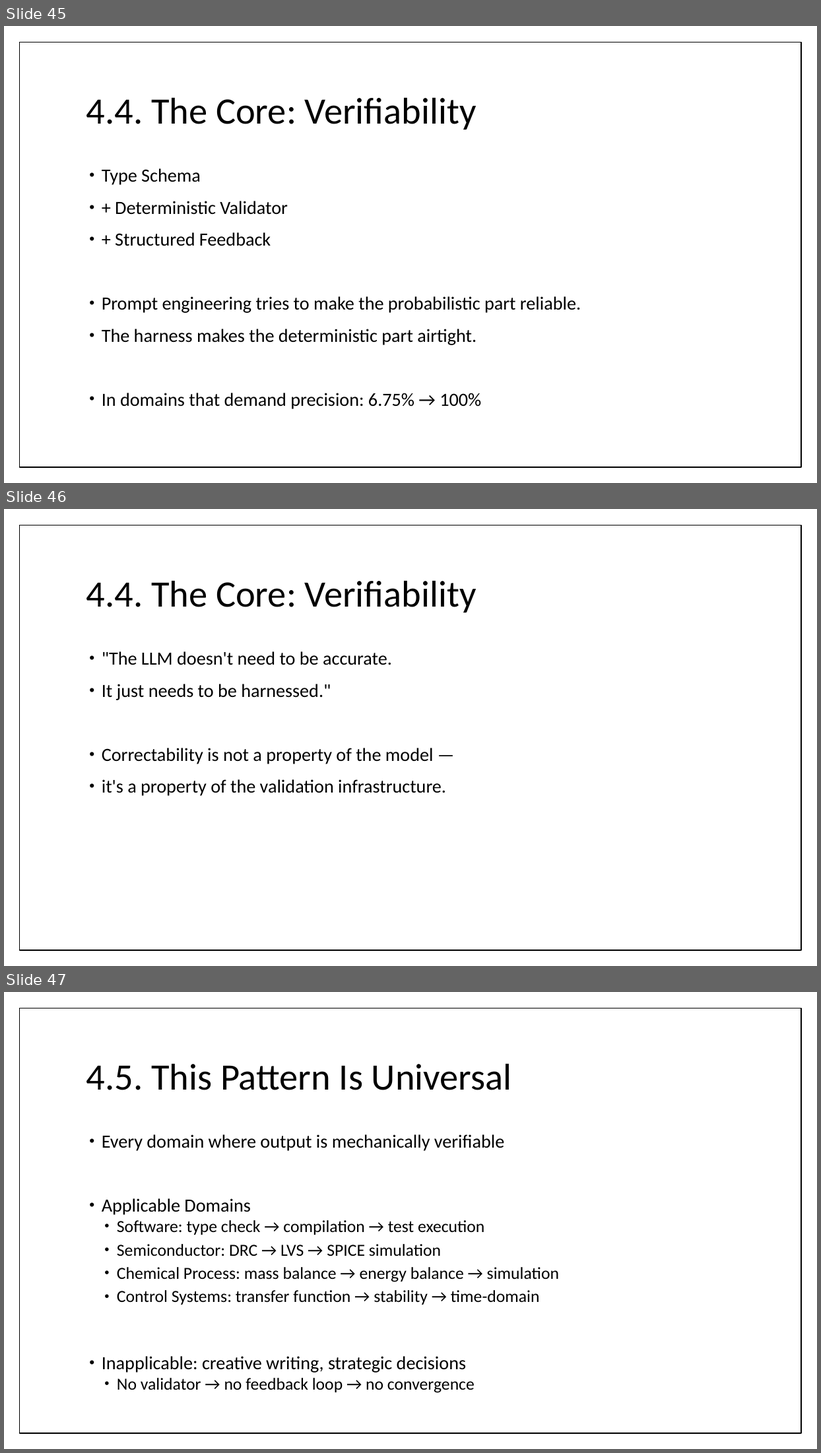
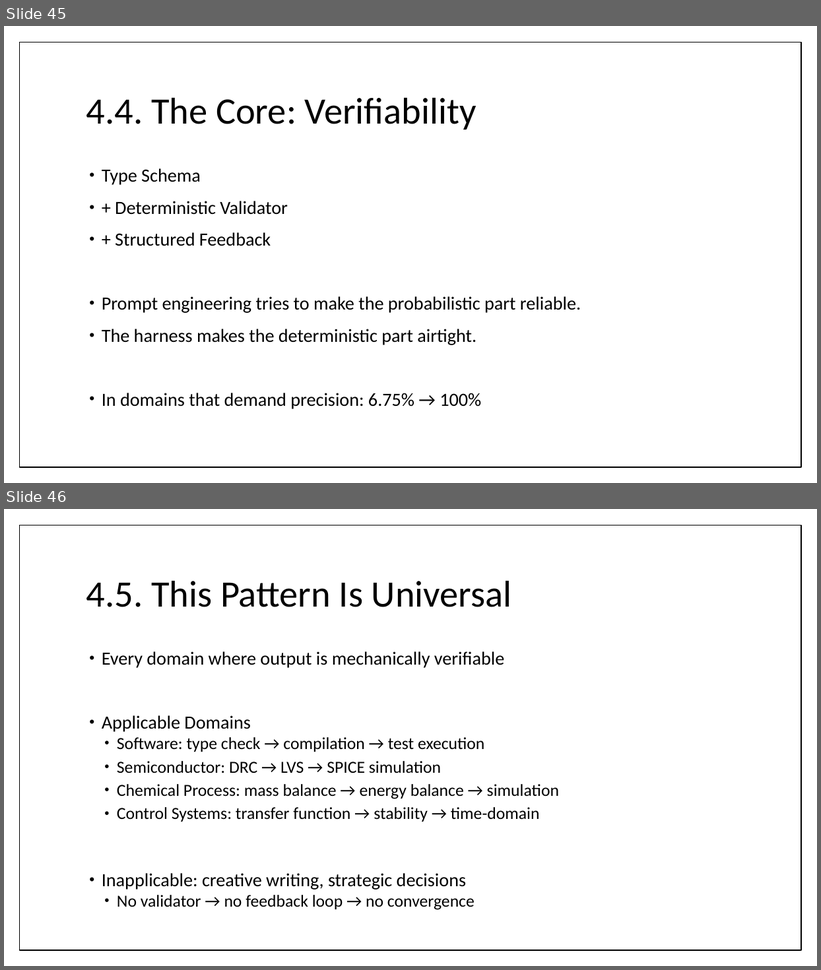
Before and after one commit to wrtnlabs/autobe, a slide deck: website/public/seminars/20260326-qwen-meetup-korea.pptx. Shown one above the other, each under a label of ours: slides 45, 46 and 47 before the commit, slides 45 and 46 after it. The pictures are 821x1453 and 821x970 pixels, drawn with LibreOffice and Linux fonts; fonts in the diff are those of the drawing. Boxes give left, top, right and bottom in pixels: in the first picture for what was removed or moved away, otherwise in the second. Text is boxed around its words. In the diff, an @@ line names an element or a change of style, - is before the commit and + after.

```diff
--- a/website/public/seminars/20260326-qwen-meetup-korea.pptx
+++ b/website/public/seminars/20260326-qwen-meetup-korea.pptx
@@ slide 46 removed at box(4, 509, 817, 966), background #FFFFFF; not listed: 1 template element that a slide beside it also shows @@
@@ title removed at box(86, 580, 477, 613) @@
-4.4. The Core: Verifiability
@@ text removed at box(102, 652, 446, 796) @@
-• "The LLM doesn't need to be accurate.
-• It just needs to be harnessed."
-• Correctability is not a property of the model —
-• it's a property of the validation infrastructure.
@@ what was slide 47 is now slide 46 @@
```
Also in this commit, not shown: 6 slides changed, 1 other slide removed.
